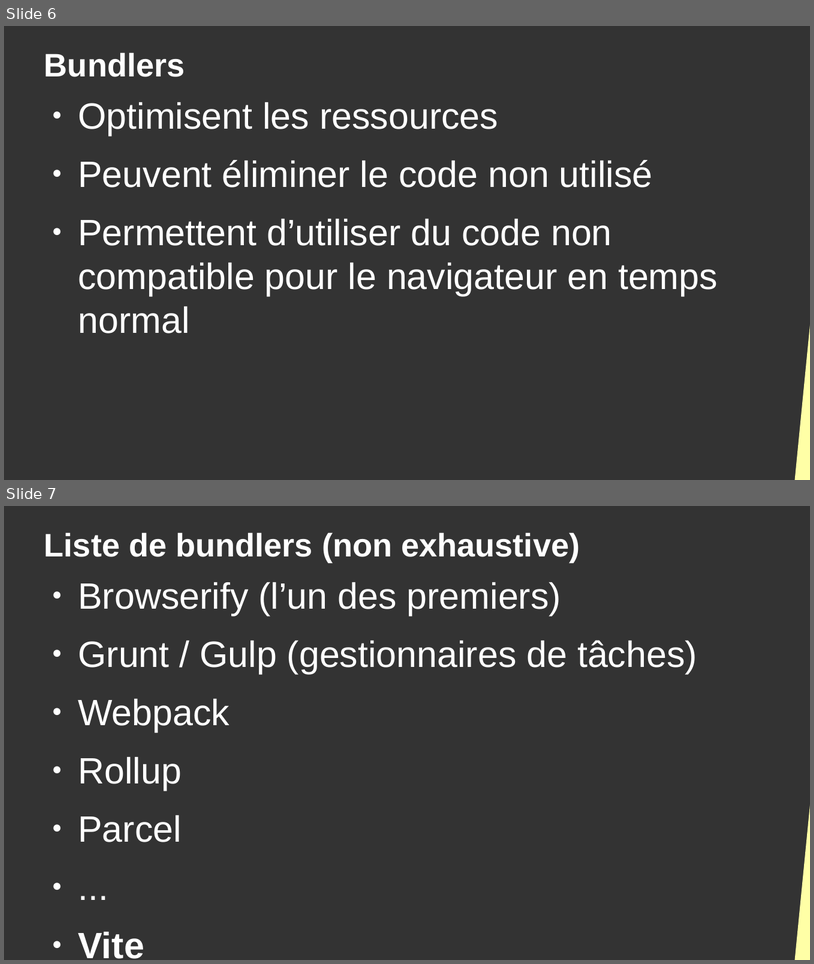
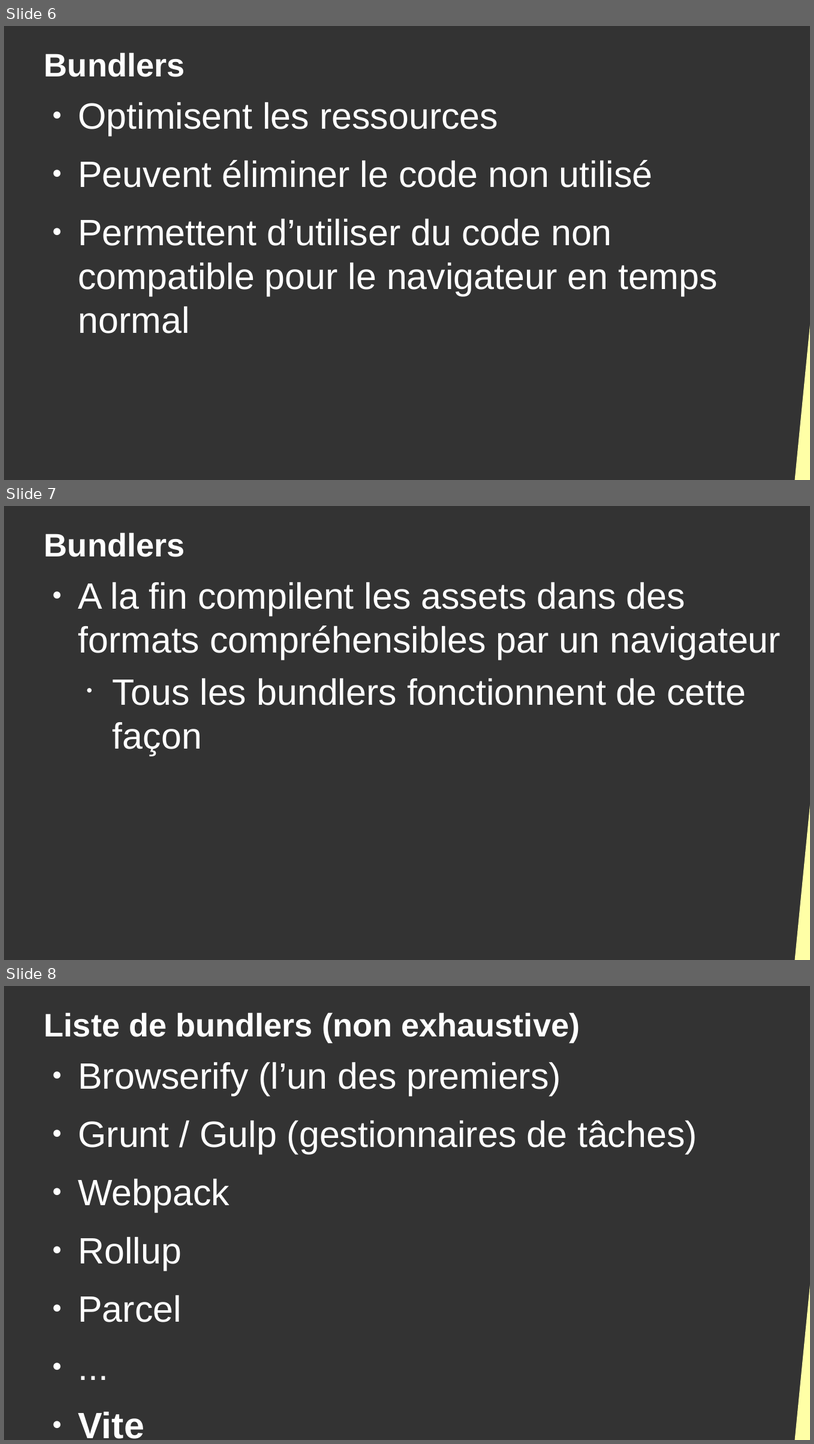
Before and after one commit to DanYellow/cours, a slide deck: developpement-front-s5/travaux-pratiques/numero-4/presentation.odp. Shown one above the other, each under a label of ours: slides 6 and 7 before the commit, slides 6, 7 and 8 after it. The pictures are 814x964 and 814x1444 pixels, drawn with LibreOffice and Linux fonts; fonts in the diff are those of the drawing. Boxes give left, top, right and bottom in pixels: in the first picture for what was removed or moved away, otherwise in the second. Text is boxed around its words. In the diff, an @@ line names an element or a change of style, - is before the commit and + after.

```diff
--- a/developpement-front-s5/travaux-pratiques/numero-4/presentation.odp
+++ b/developpement-front-s5/travaux-pratiques/numero-4/presentation.odp
@@ slide 7 added at bbox=[4, 506, 810, 960], background #333333 @@
@@ title added at bbox=[44, 532, 185, 557], 32 pt, text #FFFFFF, bold @@
+Bundlers
@@ text added at bbox=[78, 582, 782, 756], 36 pt, text #FFFFFF @@
+● A la fin compilent les assets dans des formats compréhensibles par un navigateur
+  • Tous les bundlers fonctionnent de cette façon
@@ right triangle added at bbox=[794, 718, 810, 960], fill #FFFFA6 @@
@@ what was slide 7 is now slide 8 @@
```
Also in this commit, not shown: 1 other slide added, 2 other files.
